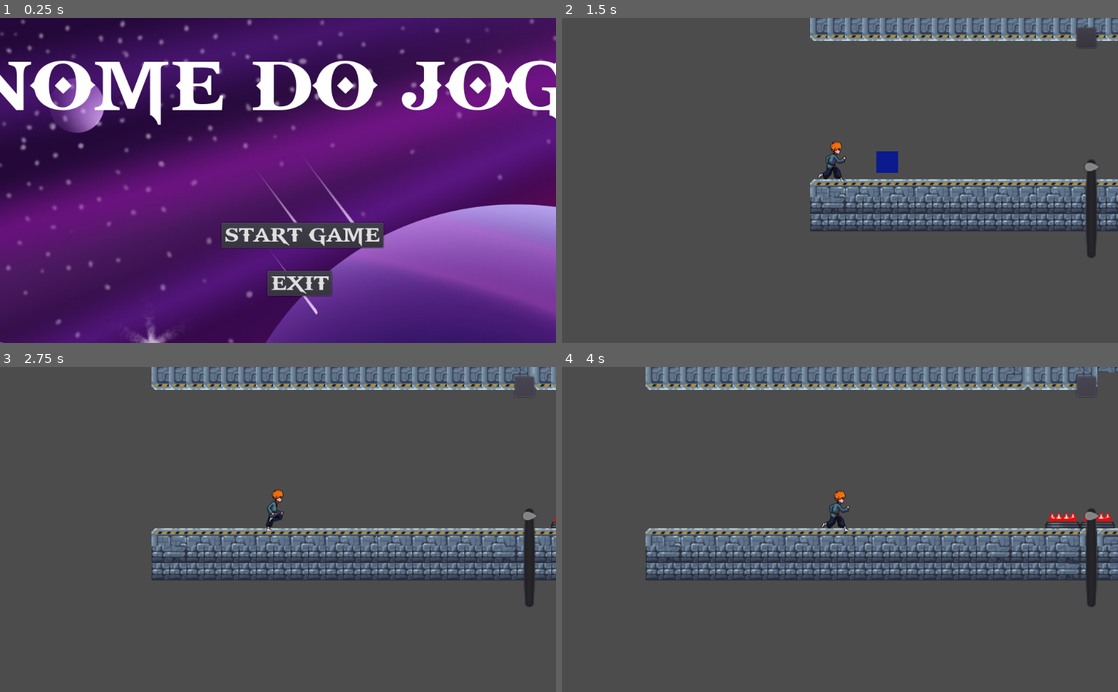
Above: before the commit, frames 1-4 (two rows, left to right).
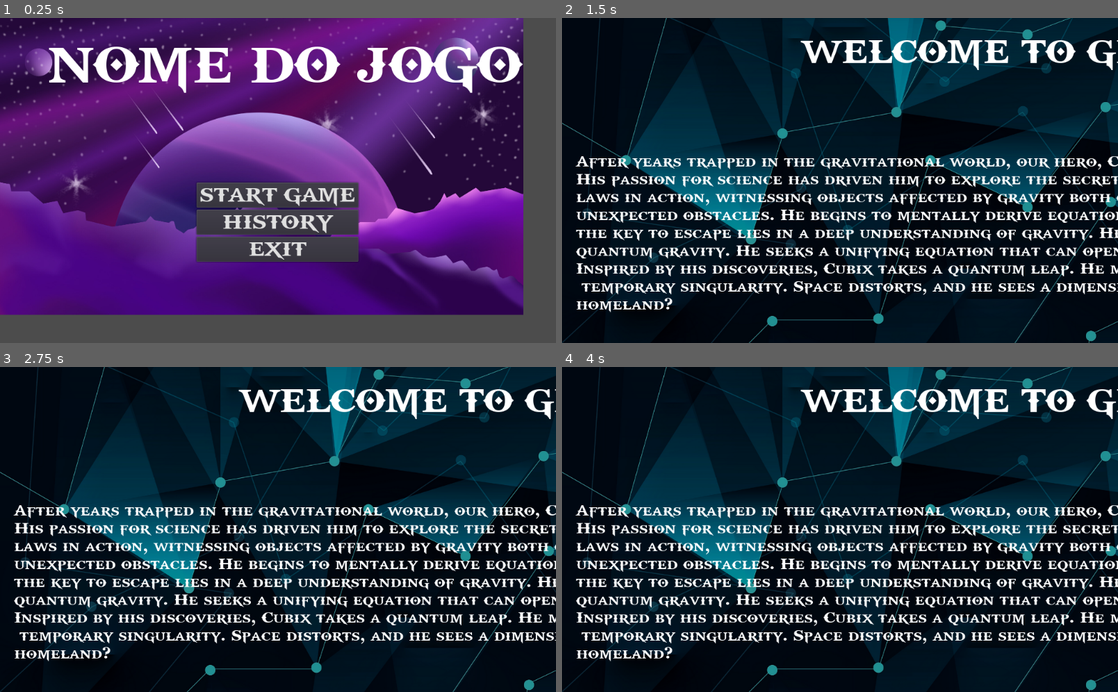
Above: after the commit, the same moments.

Repository: NicolasRaf/Gravity-Evade
Game: Godot game, scene res://scenes/Main_Menu.tscn
Two runs of this game, one before a commit and one after it. Both use one fixed random seed, a clock stepped at 60 frames per second and the inputs below. This scene is started directly instead of the project's main scene. Sound files missing from this copy of the repository are replaced by a short silence.
Inputs (mouse positions are in pixels of both pictures, inside the frame that each line leads up to):
- Up to frame 1 (0.25 s): no input
- Up to frame 2 (1.5 s): click (840, 222) at 0.5 s, where only the run after the commit has a clickable "HISTORY"; click (862, 235) at 1.25 s, where only the run before the commit has a clickable "START GAME"
- Up to frame 3 (2.75 s): click (522, 386) at 2.02 s
- Up to frame 4 (4 s): click (1084, 386) at 2.77 s; click (1084, 386) at 3.52 s

The runs differ from the first frame. In frame 1, 84% of the frame differs, in the area x 0-100%, y 0-100%; in frame 2, 99%; in frame 3, 99%; in frame 4, 99%.

Commit message:
Introduction criado,incrementado no main menu e história do jogo foi criada.Cena history também foi incrementada no main menu.

Diff:
--- /dev/null
+++ b/scenes/History.tscn
@@ -0,0 +1,99 @@
+[gd_scene load_steps=8 format=2]
+
+[ext_resource path="res://Assets/Menus/992152-geometry-poly-vector-dots-abstract-digital-art.png" type="Texture" id=1]
+[ext_resource path="res://Assets/Fonts/GODOFWAR.TTF" type="DynamicFontData" id=2]
+[ext_resource path="res://Scripts/History.gd" type="Script" id=3]
+
+[sub_resource type="DynamicFont" id=1]
+size = 66
+font_data = ExtResource( 2 )
+
+[sub_resource type="DynamicFont" id=2]
+size = 30
+font_data = ExtResource( 2 )
+
+[sub_resource type="DynamicFont" id=3]
+size = 40
+font_data = ExtResource( 2 )
+
+[sub_resource type="DynamicFont" id=4]
+size = 43
+font_data = ExtResource( 2 )
+
+[node name="History" type="Control"]
+anchor_right = 1.0
+anchor_bottom = 1.0
+margin_right = 857.0
+margin_bottom = 457.0
+script = ExtResource( 3 )
+
+[node name="TextureRect" type="TextureRect" parent="."]
+modulate = Color( 0.596078, 0.576471, 0.576471, 1 )
+anchor_right = 1.808
+anchor_bottom = 1.721
+margin_right = 68.6079
+margin_bottom = 47.3999
+texture = ExtResource( 1 )
+
+[node name="MarginContainer" type="MarginContainer" parent="."]
+anchor_right = 1.8
+anchor_bottom = 1.676
+margin_top = 51.0
+margin_right = 34.7999
+margin_bottom = 88.3999
+
+[node name="Label" type="Label" parent="."]
+anchor_left = 0.5
+anchor_right = 0.5
+margin_left = -499.5
+margin_top = 30.0
+margin_right = 670.5
+margin_bottom = 127.0
+custom_fonts/font = SubResource( 1 )
+text = "WELCOME TO GRAVITY`S EVADE"
+
+[node name="Label2" type="Label" parent="."]
+anchor_left = 0.5
+anchor_top = 0.5
+anchor_right = 0.5
+anchor_bottom = 0.5
+margin_left = -914.5
+margin_top = -278.5
+margin_right = 951.5
+margin_bottom = 49.5
+custom_fonts/font = SubResource( 2 )
+text = "After years trapped in the gravitational world, our hero, Cubix, a physics enthusiast, is no longer the same.
+His passion for science has driven him to explore the secrets of this strange place. Cubix observes gravity’s
+laws in action, witnessing objects affected by gravity both on the ceiling and the floor, as well as
+unexpected obstacles. He begins to mentally derive equations to explain these phenomena and realizes that
+the key to escape lies in a deep understanding of gravity. He studies relativity, quantum theory, and even
+quantum gravity. He seeks a unifying equation that can open a portal back home through gravity control.
+Inspired by his discoveries, Cubix takes a quantum leap. He manipulates gravity around him, creating a
+ temporary singularity. Space distorts, and he sees a dimensional rift. Could this be his way back to his
+homeland?"
+
+[node name="Label3" type="Label" parent="."]
+anchor_left = 0.5
+anchor_top = 1.0
+anchor_right = 0.5
+anchor_bottom = 1.0
+margin_left = -357.5
+margin_top = -437.0
+margin_right = 434.5
+margin_bottom = -368.0
+custom_fonts/font = SubResource( 3 )
+text = "THE JOURNEY IS JUST BEGINNING..."
+
+[node name="Button" type="Button" parent="."]
+anchor_left = 0.5
+anchor_top = 1.0
+anchor_right = 0.5
+anchor_bottom = 1.0
+margin_left = -91.5
+margin_top = -237.0
+margin_right = 121.5
+margin_bottom = -179.0
+custom_fonts/font = SubResource( 4 )
+text = "BACK"
+
+[connection signal="pressed" from="Button" to="." method="_on_Button_pressed"]
--- /dev/null
+++ b/scenes/Introduction.tscn
@@ -0,0 +1,93 @@
+[gd_scene load_steps=8 format=2]
+
+[ext_resource path="res://Assets/Menus/HD-wallpaper-3d-blue-cubes-geometric-background-3d-blue-background-cubes.jpg" type="Texture" id=1]
+[ext_resource path="res://Assets/Fonts/GODOFWAR.TTF" type="DynamicFontData" id=2]
+[ext_resource path="res://Scripts/Introduction.gd" type="Script" id=3]
+
+[sub_resource type="DynamicFont" id=1]
+size = 52
+font_data = ExtResource( 2 )
+
+[sub_resource type="DynamicFont" id=2]
+size = 22
+font_data = ExtResource( 2 )
+
+[sub_resource type="DynamicFont" id=3]
+size = 30
+font_data = ExtResource( 2 )
+
+[sub_resource type="DynamicFont" id=4]
+size = 31
+font_data = ExtResource( 2 )
+
+[node name="Introduction" type="Control"]
+anchor_right = 1.0
+anchor_bottom = 1.0
+script = ExtResource( 3 )
+
+[node name="TextureRect" type="TextureRect" parent="."]
+modulate = Color( 1, 0.0588235, 1, 1 )
+self_modulate = Color( 0.717647, 0.717647, 0.717647, 1 )
+anchor_right = 1.048
+anchor_bottom = 1.161
+margin_right = 18.8479
+margin_bottom = 19.4
+texture = ExtResource( 1 )
+expand = true
+
+[node name="Label" type="Label" parent="."]
+anchor_left = 0.5
+anchor_right = 0.5
+margin_left = -376.0
+margin_top = 9.0
+margin_right = 411.0
+margin_bottom = 69.0
+custom_fonts/font = SubResource( 1 )
+text = "welcome to gravity evade!!"
+
+[node name="Label2" type="Label" parent="."]
+margin_left = 36.0
+margin_top = 142.0
+margin_right = 1039.0
+margin_bottom = 662.0
+custom_fonts/font = SubResource( 2 )
+text = "-> Certainly! Here are the controls to help Nicolas escape the zero-gravity world
+where he has been trapped for seven years and return to his homeland:
+
+-> Using the X button on the Arduino Esplora, the character jumps over obstacles
+throughout the
+
+
+->When using the linear potentiometer, Nicolas adjusts gravity in his favor,
+ allowing him to navigate obstacles by walking on both the ceiling and the
+ floor of the scenario. However, remember that when altering gravity, the
+entire scene becomes inverted.
+
+
+"
+
+[node name="Label3" type="Label" parent="."]
+anchor_left = 0.5
+anchor_top = 1.0
+anchor_right = 0.5
+anchor_bottom = 1.0
+margin_left = -260.0
+margin_top = -117.0
+margin_right = 319.0
+margin_bottom = -74.0
+custom_fonts/font = SubResource( 3 )
+text = "THE JOURNEY IS JUST BEGINNING..."
+
+[node name="Start" type="Button" parent="."]
+anchor_left = 0.5
+anchor_top = 1.0
+anchor_right = 0.5
+anchor_bottom = 1.0
+margin_left = -57.0
+margin_top = -37.0
+margin_right = 137.0
+margin_bottom = 1.0
+custom_fonts/font = SubResource( 4 )
+text = "CONTINUE"
+
+[connection signal="pressed" from="Start" to="." method="_on_Start_pressed"]
--- a/scenes/Main_Menu.tscn
+++ b/scenes/Main_Menu.tscn
@@ -1,17 +1,21 @@
-[gd_scene load_steps=7 format=2]
+[gd_scene load_steps=9 format=2]
 
 [ext_resource path="res://scripts/Main_Menu.gd" type="Script" id=1]
 [ext_resource path="res://assets/Fonts/GODOFWAR.TTF" type="DynamicFontData" id=2]
 [ext_resource path="res://assets/Menus/shreya-das-ntcc-final-year-scifi-bg.jpg" type="Texture" id=3]
-
+[ext_resource path="res://Assets/Fonts/GODOFWAR.TTF" type="DynamicFontData" id=4]
 
 [sub_resource type="DynamicFont" id=1]
-size = 140
+size = 100
 font_data = ExtResource( 2 )
 
 [sub_resource type="DynamicFont" id=2]
 size = 40
 font_data = ExtResource( 2 )
+
+[sub_resource type="DynamicFont" id=4]
+size = 40
+font_data = ExtResource( 4 )
 
 [sub_resource type="DynamicFont" id=3]
 size = 40
@@ -27,6 +31,7 @@
 anchor_bottom = 1.743
 margin_right = -870.4
 margin_bottom = -445.8
+rect_scale = Vector2( 0.502, 0.507 )
 texture = ExtResource( 3 )
 
 [node name="MarginContainer" type="MarginContainer" parent="."]
@@ -36,36 +41,43 @@
 [node name="Label" type="Label" parent="."]
 anchor_left = 0.5
 anchor_right = 0.5
-margin_left = -571.0
-margin_top = 57.0
-margin_right = 651.0
-margin_bottom = 197.0
+margin_left = -423.0
+margin_top = 38.0
+margin_right = 448.0
+margin_bottom = 163.0
 custom_fonts/font = SubResource( 1 )
 text = "NOME DO JOGO"
 
-[node name="Start_button" type="Button" parent="."]
+[node name="VBoxContainer" type="VBoxContainer" parent="."]
 anchor_left = 0.5
-anchor_top = 1.0
+anchor_top = 0.5
 anchor_right = 0.5
-anchor_bottom = 1.0
-margin_left = -104.0
-margin_top = -222.0
-margin_right = 194.0
-margin_bottom = -176.0
+anchor_bottom = 0.5
+margin_left = -150.0
+margin_top = 4.0
+margin_right = 148.0
+margin_bottom = 150.0
+
+[node name="Start_button" type="Button" parent="VBoxContainer"]
+margin_right = 298.0
+margin_bottom = 46.0
 custom_fonts/font = SubResource( 2 )
 text = "START GAME"
 
-[node name="Exit_button" type="Button" parent="."]
-anchor_left = 0.5
-anchor_top = 1.0
-anchor_right = 0.5
-anchor_bottom = 1.0
-margin_left = -19.0
-margin_top = -133.0
-margin_right = 99.0
-margin_bottom = -87.0
+[node name="History_button" type="Button" parent="VBoxContainer"]
+margin_top = 50.0
+margin_right = 298.0
+margin_bottom = 96.0
+custom_fonts/font = SubResource( 4 )
+text = "HISTORY"
+
+[node name="Exit_button" type="Button" parent="VBoxContainer"]
+margin_top = 100.0
+margin_right = 298.0
+margin_bottom = 146.0
 custom_fonts/font = SubResource( 3 )
 text = "EXIT"
 
-[connection signal="pressed" from="Start_button" to="." method="_on_Start_button_pressed"]
-[connection signal="pressed" from="Exit_button" to="." method="_on_Exit_button_pressed"]
+[connection signal="pressed" from="VBoxContainer/Start_button" to="." method="_on_Start_button_pressed"]
+[connection signal="pressed" from="VBoxContainer/History_button" to="." method="_on_History_button_pressed"]
+[connection signal="pressed" from="VBoxContainer/Exit_button" to="." method="_on_Exit_button_pressed"]
--- /dev/null
+++ b/scripts/History.gd
@@ -0,0 +1,9 @@
+extends Control
+
+onready var back_button = $Button as Button
+func _ready():
+	pass
+
+
+func _on_Button_pressed():
+	get_tree().change_scene("res://Scenes/Pause_Menu.tscn")
--- /dev/null
+++ b/scripts/Introduction.gd
@@ -0,0 +1,7 @@
+extends Control
+
+onready var continue_button = $Start as Button
+
+
+func _on_Start_pressed():
+	get_tree().change_scene("res://Scenes/World.tscn")
--- a/scripts/Main_Menu.gd
+++ b/scripts/Main_Menu.gd
@@ -5,3 +5,7 @@
 
 func _on_Exit_button_pressed():
 	get_tree().quit()
+
+
+func _on_History_button_pressed():
+	get_tree().change_scene("res://Scenes/History.tscn")
Binary file added: assets/Map/background1-3.png
Not shown, added: assets/Map/background1-3.png.import
Binary file added: assets/Menus/992152-geometry-poly-vector-dots-abstract-digital-art.png
Not shown, added: assets/Menus/992152-geometry-poly-vector-dots-abstract-digital-art.png.import
Binary file added: assets/Menus/HD-wallpaper-3d-blue-cubes-geometric-background-3d-blue-background-cubes.jpg
Not shown, added: assets/Menus/HD-wallpaper-3d-blue-cubes-geometric-background-3d-blue-background-cubes.jpg.import
